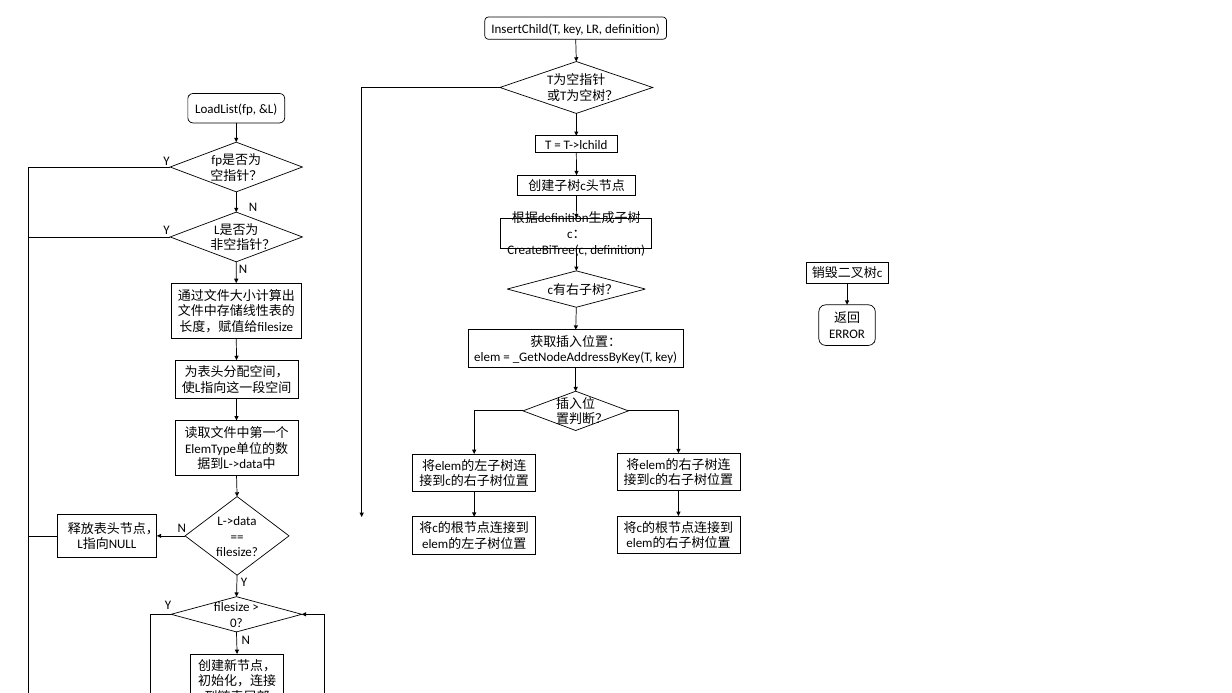
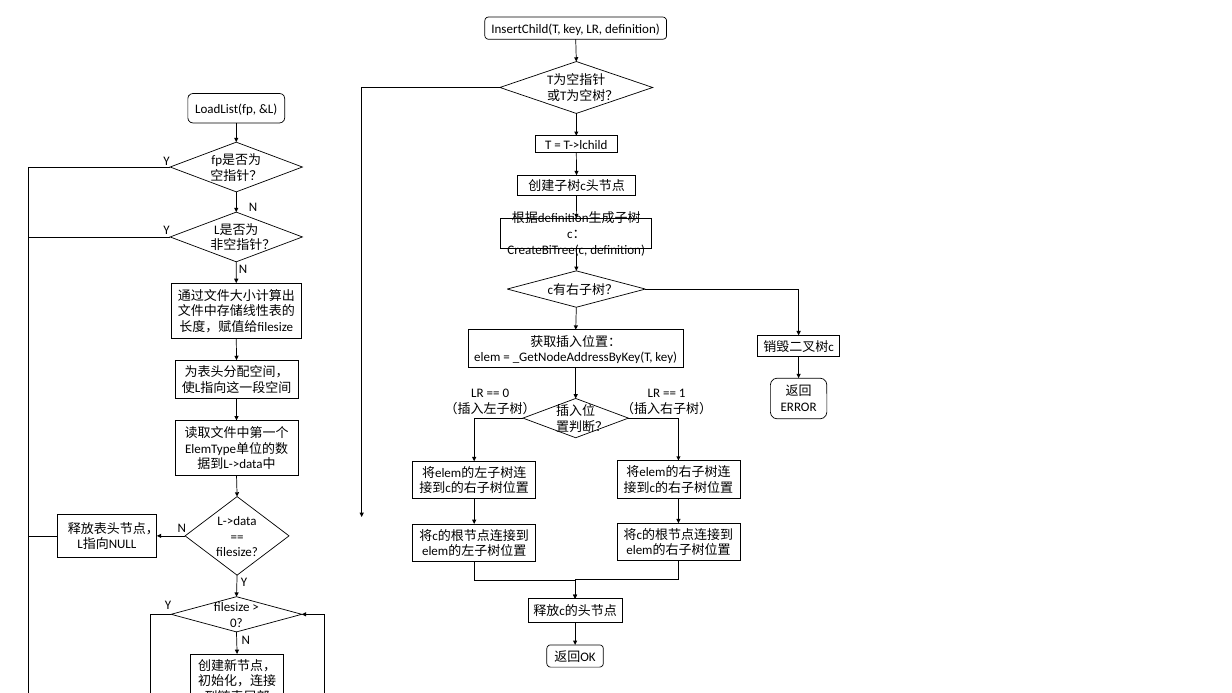
Before and after one commit to smdsbz/homework, a slide deck: slide 17 of data_structure/charts.pptx. Drawn at 1232x693 pixels with LibreOffice and Linux fonts; fonts in the diff are those of the drawing. Boxes give left, top, right and bottom in pixels: in the first picture for what was removed or moved away, otherwise in the second. Text is boxed around its words. In the diff, an @@ line names an element or a change of style, - is before the commit and + after.

```diff
--- a/data_structure/charts.pptx
+++ b/data_structure/charts.pptx
@@ elbow arrow added from (646, 289) to (799, 335), #000000 1 pt @@
@@ 1 rectangle, 1 rounded rectangle, 1 arrow: place and size @@
-1 rectangle, 1 rounded rectangle, 1 arrow at <box>806,262,888,345</box>
+1 rectangle, 1 rounded rectangle, 1 arrow at <box>757,335,840,419</box>
@@ text added at <box>445,388,536,417</box>, 18 pt, text #000000 @@
+LR == 0
+（插入左子树）
@@ arrow moved from (576, 368) - (576, 391) to (576, 368) - (576, 399) @@
@@ text added at <box>621,388,712,417</box>, 18 pt, text #000000 @@
+LR == 1
+（插入右子树）
@@ 3 rectangles, 2 elbow arrows, 1 arrow: place and size @@
-3 rectangles, 2 elbow arrows, 1 arrow at <box>413,411,740,554</box>
+3 rectangles, 2 elbow arrows, 1 arrow at <box>413,418,740,561</box>
@@ 1 rectangle, 1 diamond, 1 arrow: place and size @@
-1 rectangle, 1 diamond, 1 arrow at <box>474,391,740,517</box>
+1 rectangle, 1 diamond, 1 arrow at <box>474,399,740,524</box>
@@ elbow arrow added from (474, 561) to (575, 599), #000000 1 pt @@
@@ elbow arrow added from (678, 561) to (575, 599), #000000 1 pt @@
@@ rectangle added at <box>528,599,622,622</box>, fill #FFFFFF, outline #000000 1 pt, 18 pt, text #000000 @@
+释放c的头节点
@@ arrow added from (575, 622) to (575, 645), #000000 1 pt @@
@@ rounded rectangle added at <box>547,645,604,667</box>, fill #FFFFFF, outline #000000 1 pt, 18 pt, text #000000 @@
+返回OK
```
Also in this commit, not shown: 1 other file.
